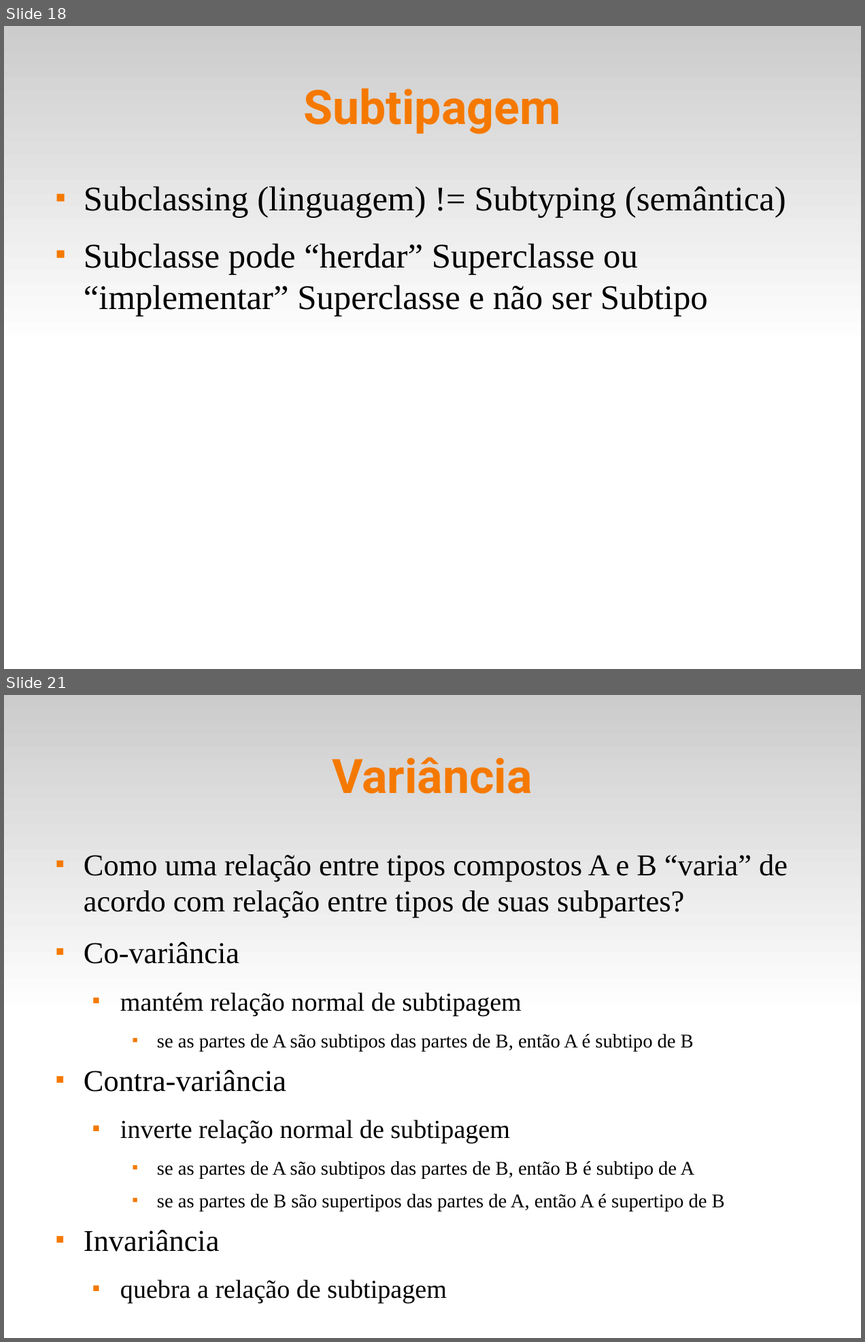
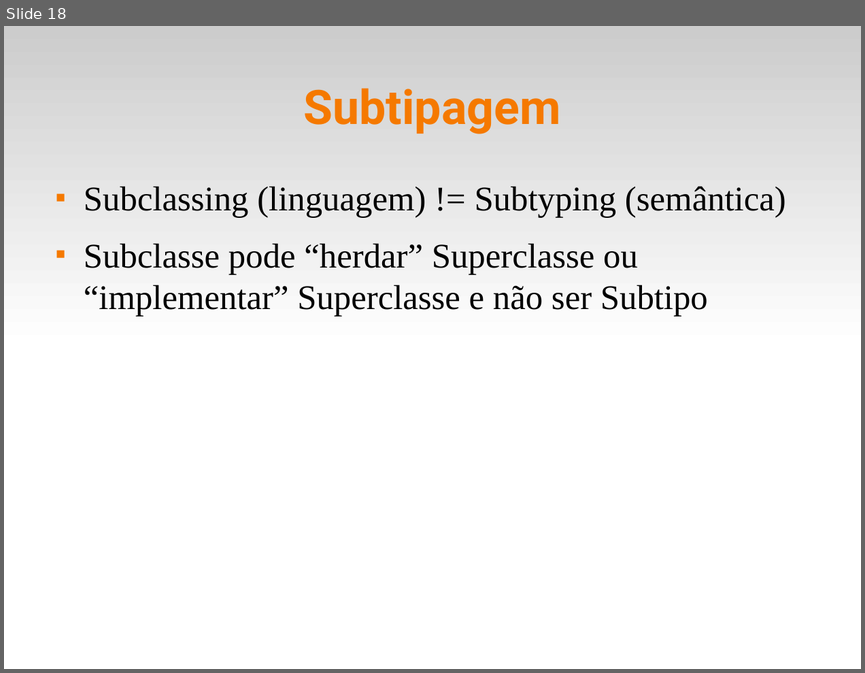
Before and after one commit to fsantanna-uerj/EDL, a slide deck: slides/edl-09-oo.odp. Shown one above the other, each under a label of ours: slides 18 and 21 before the commit, slide 18 after it; the slides between them are not shown. The pictures are 865x1342 and 865x673 pixels, drawn with LibreOffice and Linux fonts; fonts in the diff are those of the drawing. Boxes give left, top, right and bottom in pixels: in the first picture for what was removed or moved away, otherwise in the second. Text is boxed around its words. In the diff, an @@ line names an element or a change of style, - is before the commit and + after.

```diff
--- a/slides/edl-09-oo.odp
+++ b/slides/edl-09-oo.odp
@@ slide 21 removed at (x1=4, y1=695, x2=861, y2=1338), background #FFFFFF; not listed: 1 template element that a slide beside it also shows @@
@@ title removed at (x1=332, y1=757, x2=532, y2=794) @@
-Variância
@@ text removed at (x1=84, y1=854, x2=787, y2=1303) @@
-■ Como uma relação entre tipos compostos A e B “varia” de acordo com relação entre tipos de suas subpartes?
-■ Co-variância
-  ■ mantém relação normal de subtipagem
-    ■ se as partes de A são subtipos das partes de B, então A é subtipo de B
-■ Contra-variância
-  ■ inverte relação normal de subtipagem
-    ■ se as partes de A são subtipos das partes de B, então B é subtipo de A
-    ■ se as partes de B são supertipos das partes de A, então A é supertipo de B
-■ Invariância
-  ■ quebra a relação de subtipagem
```
Also in this commit, not shown: 4 slides changed, 2 other files.
